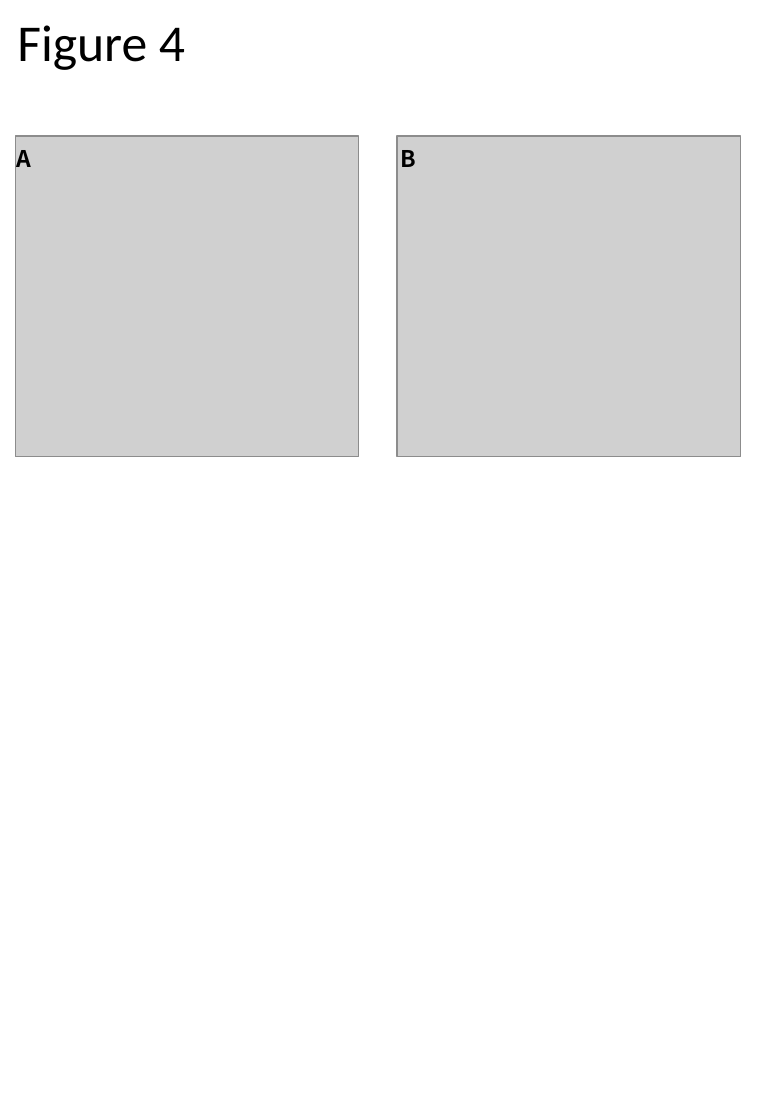
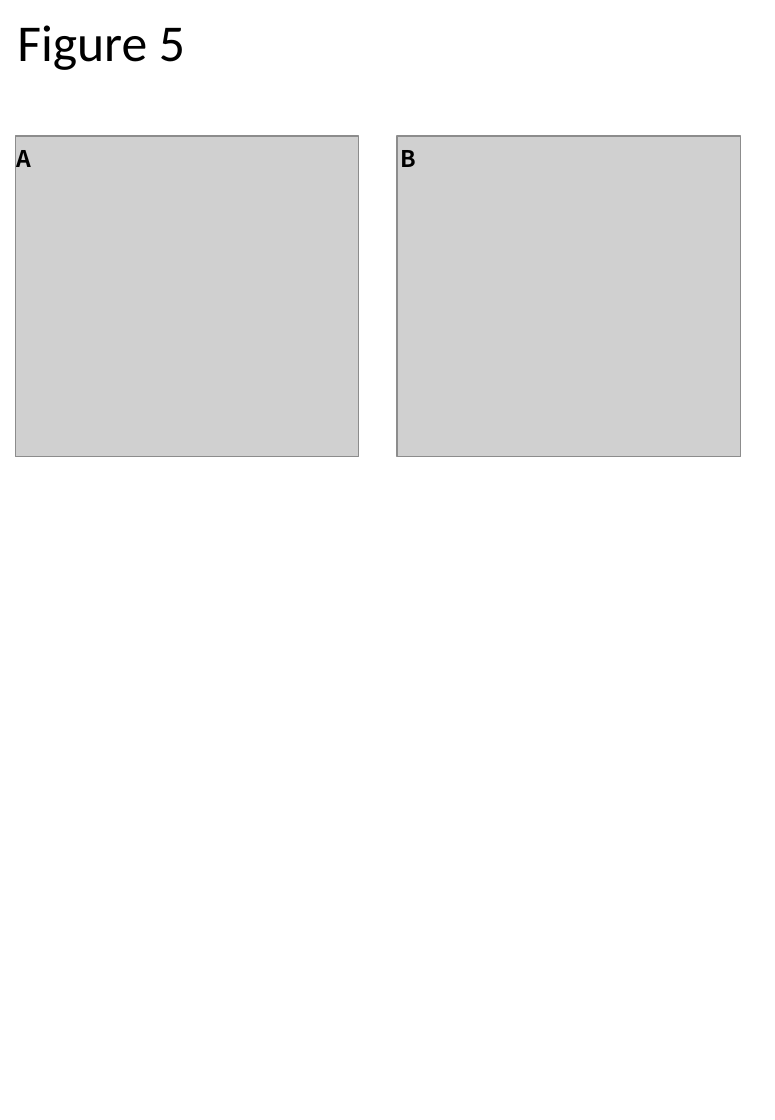
Before and after one commit to jsun/suppl, a slide deck: slide 7 of files/figures.pptx (slide 6 before the commit). Drawn at 775x1120 pixels with LibreOffice and Linux fonts; fonts in the diff are those of the drawing; grey boxes stand for pictures. Boxes give left, top, right and bottom in pixels: in the first picture for what was removed or moved away, otherwise in the second. Text is boxed around its words. In the diff, an @@ line names an element or a change of style, - is before the commit and + after.

```diff
--- a/files/figures.pptx
+++ b/files/figures.pptx
@@ text at [17, 25, 185, 70]: text changed @@
-Figure 4
+Figure 5
```
Also in this commit, not shown: 1 other slide changed, 1 slide added, 12 other files.
